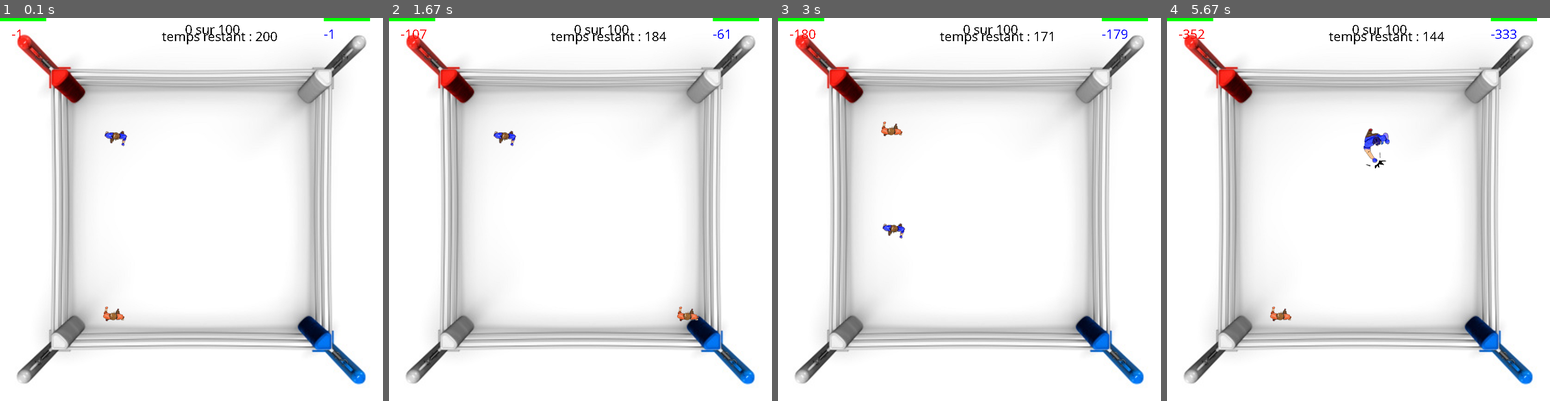
Above: before the commit, frames 1-4 (left to right).
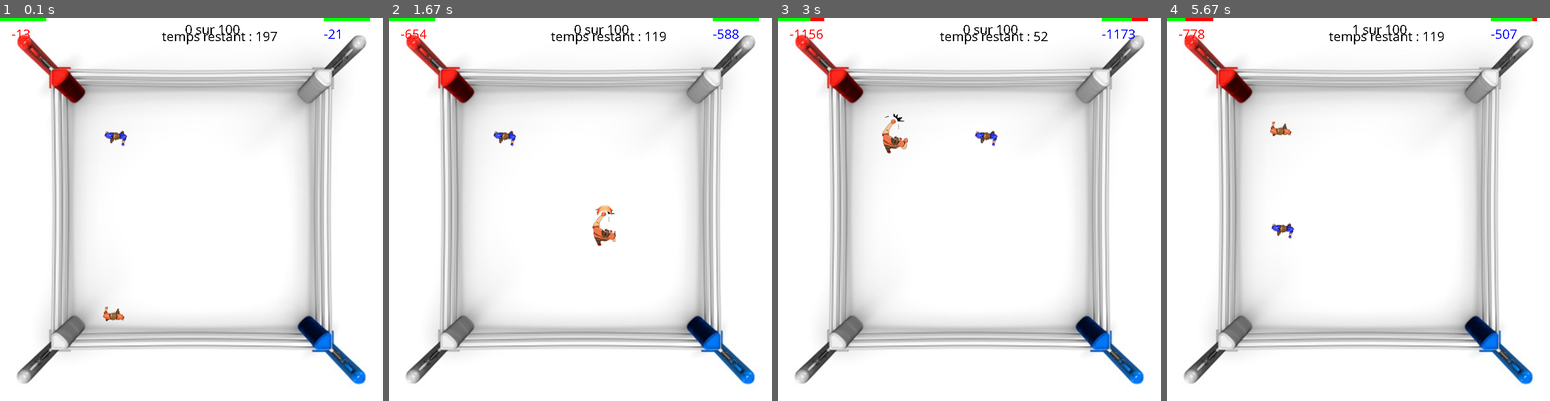
Above: after the commit, the same moments.

Repository: barder60/reinforcementFightingGame
Game: pygame game, started from main.py
Same seed, same stepped clock (60 frames per second), same inputs: the game is played once before the commit and once after it.
Inputs:
- Up to frame 1 (0.1 s): no input
- Up to frame 2 (1.67 s): no input
- Up to frame 3 (3 s): no input
- Up to frame 4 (5.67 s): no input

The runs differ from the first frame. In frame 1, less than 0.1% of the frame differs, in the area x 6-89%, y 3-7%; in frame 2, 0.6%; in frame 3, 0.8%; in frame 4, 0.9%, in the area x 4-97%, y 0-80%.

Commit message:
Ajout pyplot

Diff:
--- a/Player.py
+++ b/Player.py
@@ -68,6 +68,7 @@
 
     def takeHit(self, hit, distance):
         self.__life_point = self.__life_point - HIT_DMG
+        print("JE PREND LE COUP " + self.__last_action + " DISTANCE : " + str(self.__distance_on_delay) + "SUR LACTION : " + str(hit))
         self.update(distance, hit, self.__last_action, REWARD_GET_HIT, MID_DELAY)
 
     def cancelPlayerAttack(self):
--- a/constant.py
+++ b/constant.py
@@ -8,7 +8,7 @@
     #####
 """
 
-LOOP_SPEED = 0.05
+LOOP_SPEED = 0.01
 MAX_DELAY = 2
 MID_DELAY = 1
 MAX_TIMER = 200
@@ -25,7 +25,7 @@
 REWARD_BORDER = -10
 REWARD_NOTHING = -20
 
-REWARD_GET_HIT = -15
+REWARD_GET_HIT = -20
 REWARD_DIRECT_HIT = 10
 
 REWARD_INTERRUPT = 20
--- a/pygameEngine.py
+++ b/pygameEngine.py
@@ -4,9 +4,10 @@
 from pygame.sprite import Sprite
 
 from Environnement import Environment as GameBoard
-from constant import GROUND, ATT_LEFT, ATT_RIGHT, STARTING_LIFE_POINT, LOOP_SPEED, MAX_TIMER, REPEAT_NB
+from constant import GROUND, ATT_LEFT, ATT_RIGHT, STARTING_LIFE_POINT, LOOP_SPEED, MAX_TIMER, REPEAT_NB, REWARD_WIN
 from Player import Player
 from utils import spritesheet
+import matplotlib.pyplot as plt
 
 pygame.init()
 pygame.font.init()
@@ -82,13 +83,13 @@
             else:
                 string = string + ' '
 
+
 def StartPygame():
     screen.blit(background, background.get_rect())
     running = True
     isFinished = False
-    listResult = []
-
-
+    playerOneHistory = []
+    playerTwoHistory = []
 
     clock.tick(30)
     env = GameBoard(GROUND)
@@ -114,12 +115,20 @@
                 isFinished = True
                 continue
 
+            if PlayerTwo.isDead():
+                isFinished = True
+                distance = env.getDistance(PlayerTwo.state, PlayerOne.state)
+                PlayerTwo.update(distance, PlayerOne.lastAction, PlayerTwo.lastAction, REWARD_WIN, PlayerOne.delay)
+                continue
+
             if PlayerOne.isDead():
                 isFinished = True
-                PlayerTwo.add_win_score()
+                distance = env.getDistance(PlayerOne.state, PlayerTwo.state)
+                PlayerTwo.update(distance, PlayerOne.lastAction, PlayerTwo.lastAction, REWARD_WIN, PlayerTwo.delay)
                 continue
 
             distance = env.getDistance(PlayerOne.state, PlayerTwo.state)
+
             if PlayerOne.delay > 0:
                 bestAction = PlayerOne.lastAction
                 print("JOUEUR 1 : " + str(distance) + " -> WAS ALREADY PREPARING " + bestAction)
@@ -129,16 +138,11 @@
 
             displayPosition(PlayerOne, PlayerTwo)
             env.apply(PlayerOne, PlayerTwo, bestAction, distance)
-            loopVisualBoxer(PlayerOne, PlayerTwo, screen,timer, repeat)
+            loopVisualBoxer(PlayerOne, PlayerTwo, screen, timer, repeat)
             time.sleep(float(LOOP_SPEED))
 
-            if PlayerTwo.isDead():
-                isFinished = True
-                PlayerOne.add_win_score()
-                continue
-
-            # print("JOUEUR 2")
             distance = env.getDistance(PlayerTwo.state, PlayerOne.state)
+
             if PlayerTwo.delay > 0:
                 bestAction = PlayerTwo.lastAction
                 print("JOUEUR 2 : " + str(distance) + " -> WAS ALREADY PREPARING " + bestAction)
@@ -151,25 +155,27 @@
             loopVisualBoxer(PlayerOne, PlayerTwo, screen, timer, repeat)
             time.sleep(LOOP_SPEED)
 
-
             timer = timer + 1
 
-        listResult.append((PlayerOne.score,PlayerTwo.score,timer))
+        playerOneHistory.append(PlayerOne.score)
+        playerTwoHistory.append(PlayerTwo.score)
         print("PASSAGE NUMERO " + str(repeat))
         print("JOUEUR 1 : " + str(PlayerOne.score))
         print("JOUEUR 2 : " + str(PlayerTwo.score))
 
-        #print(PlayerOne.qtable[(1, 0)][ATT_LEFT])
-        #print(PlayerOne.qtable[(1, 0)][ATT_RIGHT])
-        #print(PlayerTwo.qtable[(-1, 0)][ATT_RIGHT])
-        #print(PlayerTwo.qtable[(-1, 0)][ATT_LEFT])
+        # print(PlayerOne.qtable[(1, 0)][ATT_LEFT])
+        # print(PlayerOne.qtable[(1, 0)][ATT_RIGHT])
+        # print(PlayerTwo.qtable[(-1, 0)][ATT_RIGHT])
+        # print(PlayerTwo.qtable[(-1, 0)][ATT_LEFT])
 
     pygame.quit()
-    print(listResult)
+    plt.plot(playerOneHistory)
+    plt.plot(playerTwoHistory)
+    plt.show()
 
 
 def positionVisual(player):
-    #print(player.state)
+    # print(player.state)
     return (player.state[1] * 200, player.state[0] * 200)
 
 
@@ -179,7 +185,7 @@
     scorePlayerTwo = myfont.render(str(playerTwo.score), False, (0, 0, 255))
     timer = myfont.render("temps restant : " + str(MAX_TIMER - remainingTime), False, (0, 0, 0))
     repeatNumber = myfont.render(str(repeat) + " sur " + str(REPEAT_NB), False, (0, 0, 0))
-    screen.blit(scorePlayerOne, (25,15))
+    screen.blit(scorePlayerOne, (25, 15))
     screen.blit(scorePlayerTwo, (700, 15))
     screen.blit(repeatNumber, (400, 5))
     screen.blit(timer, (350, 20))
@@ -197,9 +203,7 @@
     displayPlayer(player, screen)
     displayPlayer(playerTwo, screen)
 
-
     pygame.display.update()
-
 
 
 def displayPlayer(player, screen):
